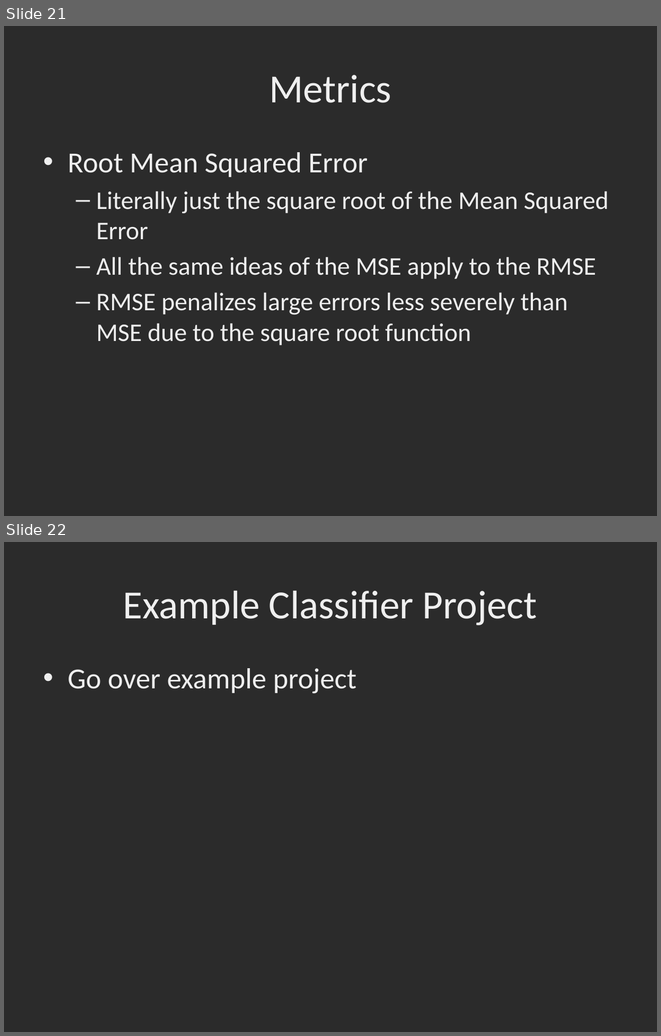
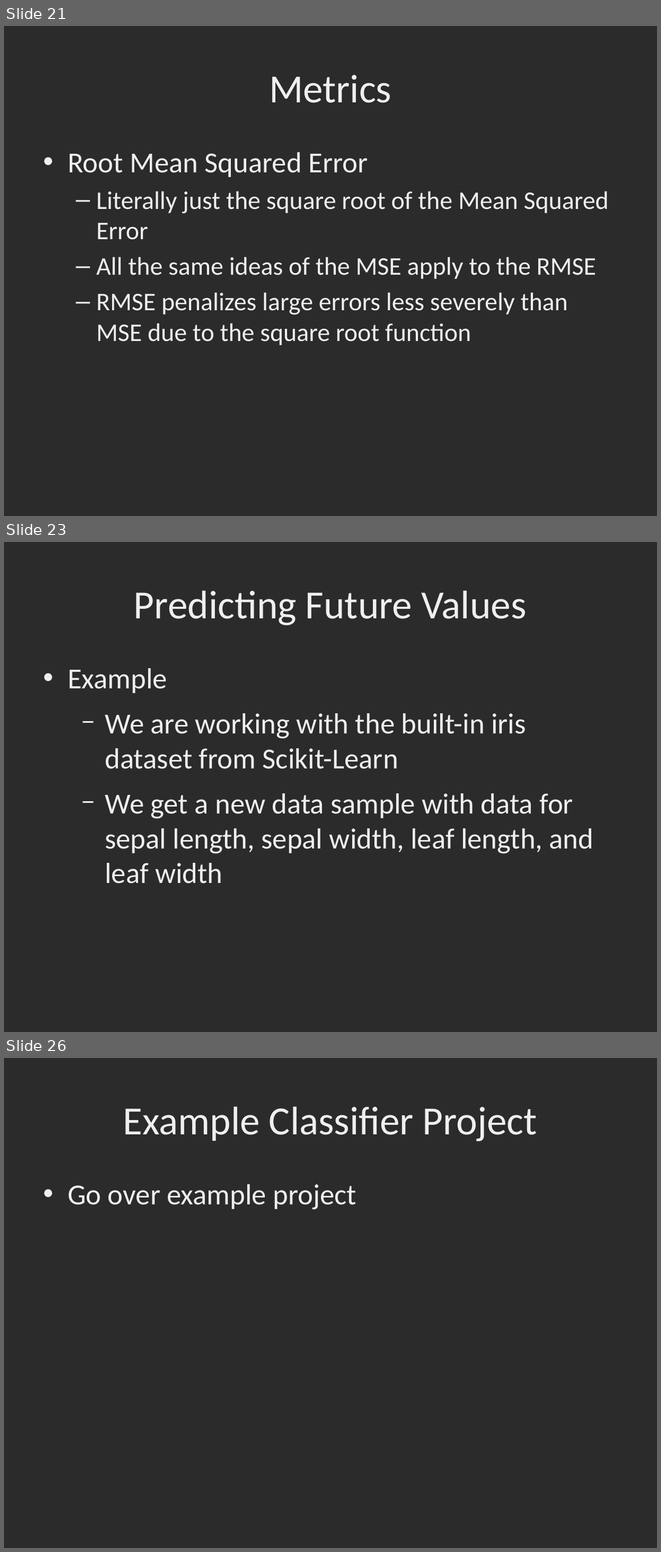
Before and after one commit to dbowmans46/PracticalProgramming, a slide deck: Session 7 - Python/Instructional Material/Machine Learning Slides/Session 7 - Python ML 11: Review and Project for Regressors.odp. Shown one above the other, each under a label of ours: slides 21 and 22 before the commit, slides 21, 23 and 26 after it; the slides between them are not shown. The pictures are 661x1036 and 661x1552 pixels, drawn with LibreOffice and Linux fonts; fonts in the diff are those of the drawing; background and template pictures are left out; a plain dark background stands for a picture behind light text. Boxes give left, top, right and bottom in pixels: in the first picture for what was removed or moved away, otherwise in the second. Text is boxed around its words. In the diff, an @@ line names an element or a change of style, - is before the commit and + after.

```diff
--- a/Session 7 - Python/Instructional Material/Machine Learning Slides/Session 7 - Python ML 11: Review and Project for Regressors.odp
+++ b/Session 7 - Python/Instructional Material/Machine Learning Slides/Session 7 - Python ML 11: Review and Project for Regressors.odp
@@ slide 23 added at box(4, 542, 657, 1032), background picture (left out) @@
@@ title added at box(134, 590, 526, 625), 44 pt, text #EFEFEF @@
+Predicting Future Values
@@ text added at box(68, 668, 594, 883), 32 pt, text #EFEFEF @@
+• Example
+  − We are working with the built-in iris dataset from Scikit-Learn
+  − We get a new data sample with data for sepal length, sepal width, leaf length, and leaf width
@@ what was slide 22 is now slide 26 @@
```
Also in this commit, not shown: 1 slide changed, 3 other slides added, 7 other files.
